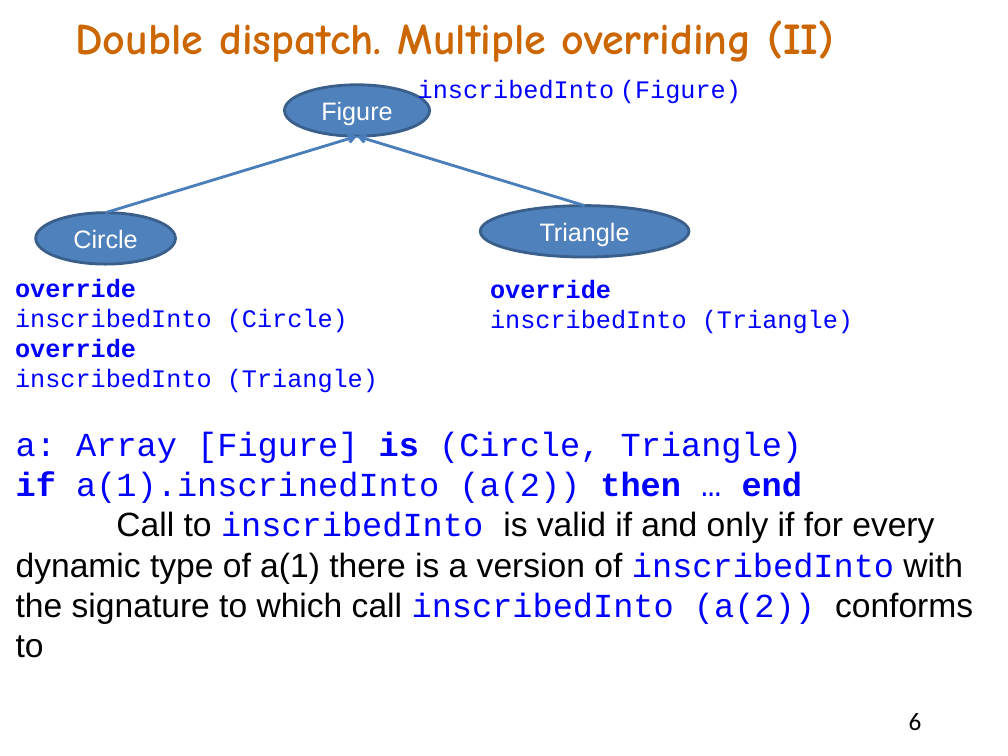
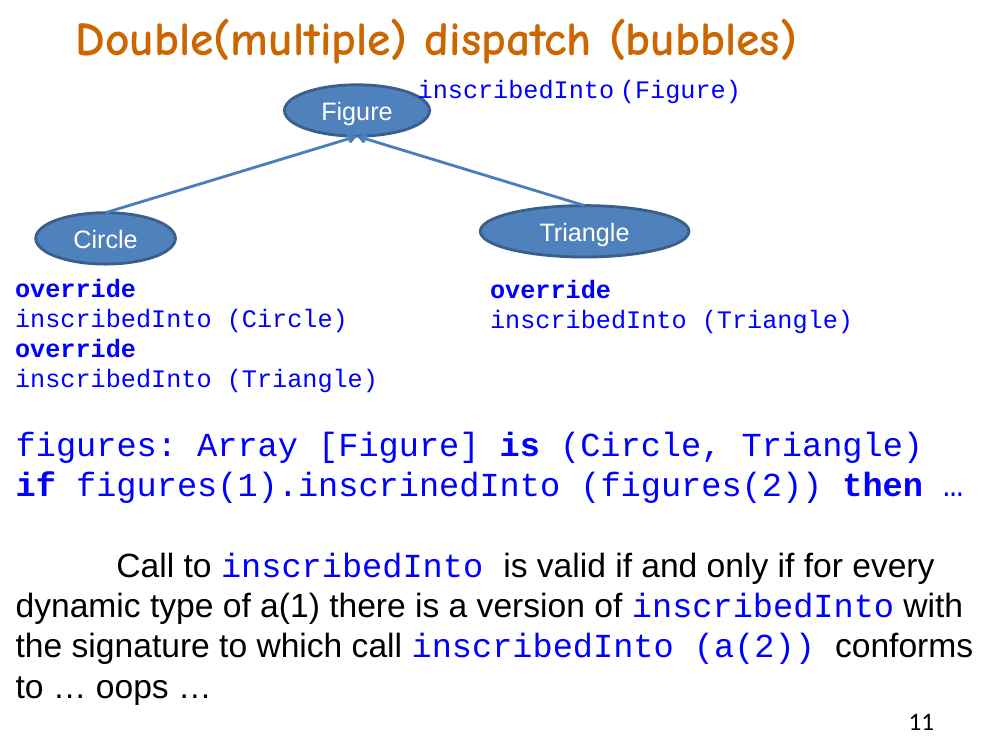
Before and after one commit to akanatov/SLang-, a slide deck: slide 11 of Docs/Multiple overriding or OOP approach to double dispatch.pptx (slide 6 before the commit). Drawn at 1008x756 pixels with LibreOffice and Linux fonts; fonts in the diff are those of the drawing. Boxes give left, top, right and bottom in pixels: in the first picture for what was removed or moved away, otherwise in the second. Text is boxed around its words. In the diff, an @@ line names an element or a change of style, - is before the commit and + after.

Commit message:
Slides about type-safe covariance

```diff
--- a/Docs/Multiple overriding or OOP approach to double dispatch.pptx
+++ b/Docs/Multiple overriding or OOP approach to double dispatch.pptx
@@ text at (76, 18, 797, 64): text changed; size 31.4 to 34 pt @@
-Double dispatch. Multiple overriding (II)
+Double(multiple) dispatch (bubbles)
@@ text at (16, 431, 973, 705): text changed @@
-a: Array [Figure] is (Circle, Triangle)
-if a(1).inscrinedInto (a(2)) then … end
-Call to inscribedInto is valid if and only if for every dynamic type of a(1) there is a version of inscribedInto with the signature to which call inscribedInto (a(2)) conforms to
+figures: Array [Figure] is (Circle, Triangle)
+if figures(1).inscrinedInto (figures(2)) then …
+Call to inscribedInto is valid if and only if for every dynamic type of a(1) there is a version of inscribedInto with the signature to which call inscribedInto (a(2)) conforms to … oops …
@@ page number at (909, 713, 935, 730): text changed @@
-6
+11
```
Also in this commit, not shown: 4 other slides changed, 14 slides added, 3 slides removed.
